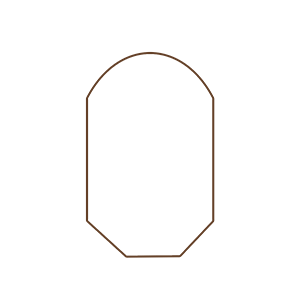
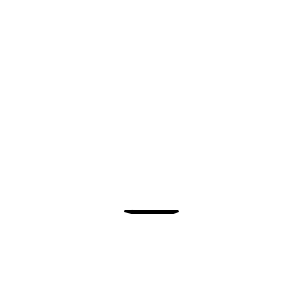
Revision of a layered 300×300 image; what changed, layer by layer:
showed "Beard 1", painted on it over [124,209,179,214]
hid "outline", painted on it over [85,51,215,258]
